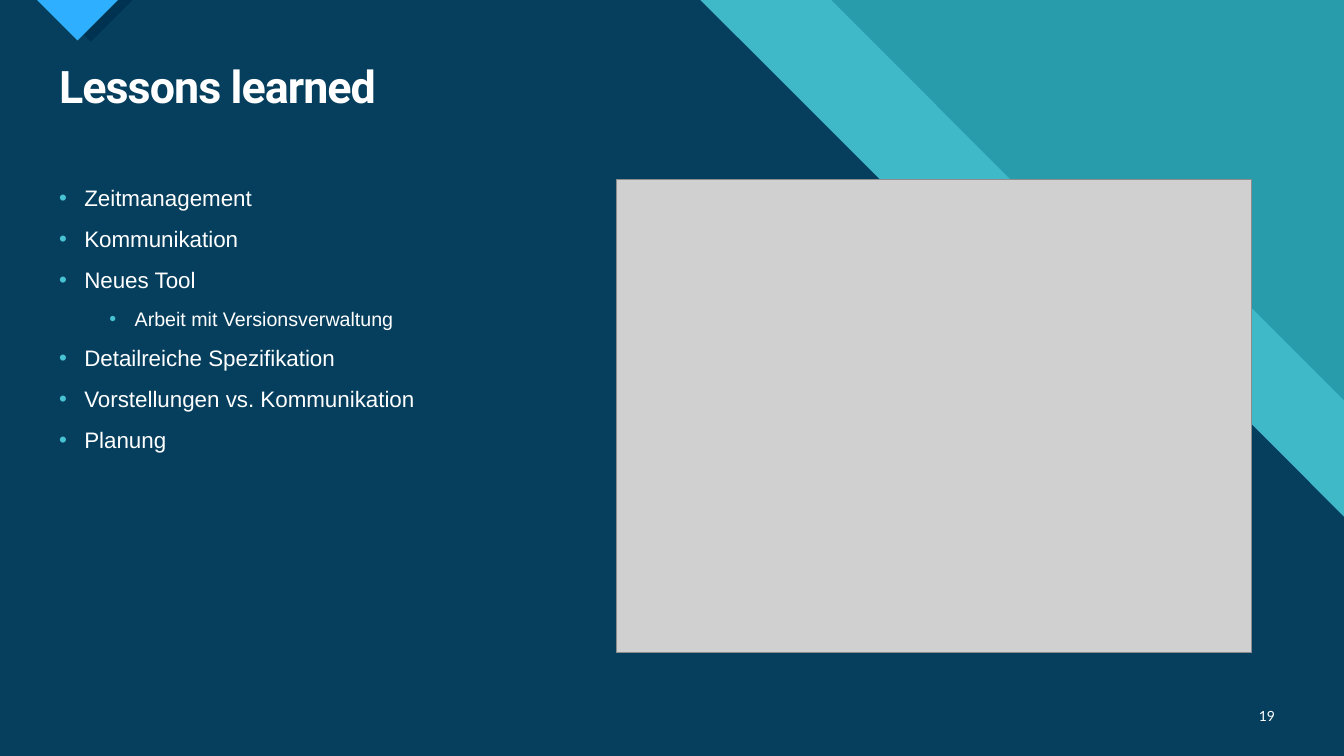
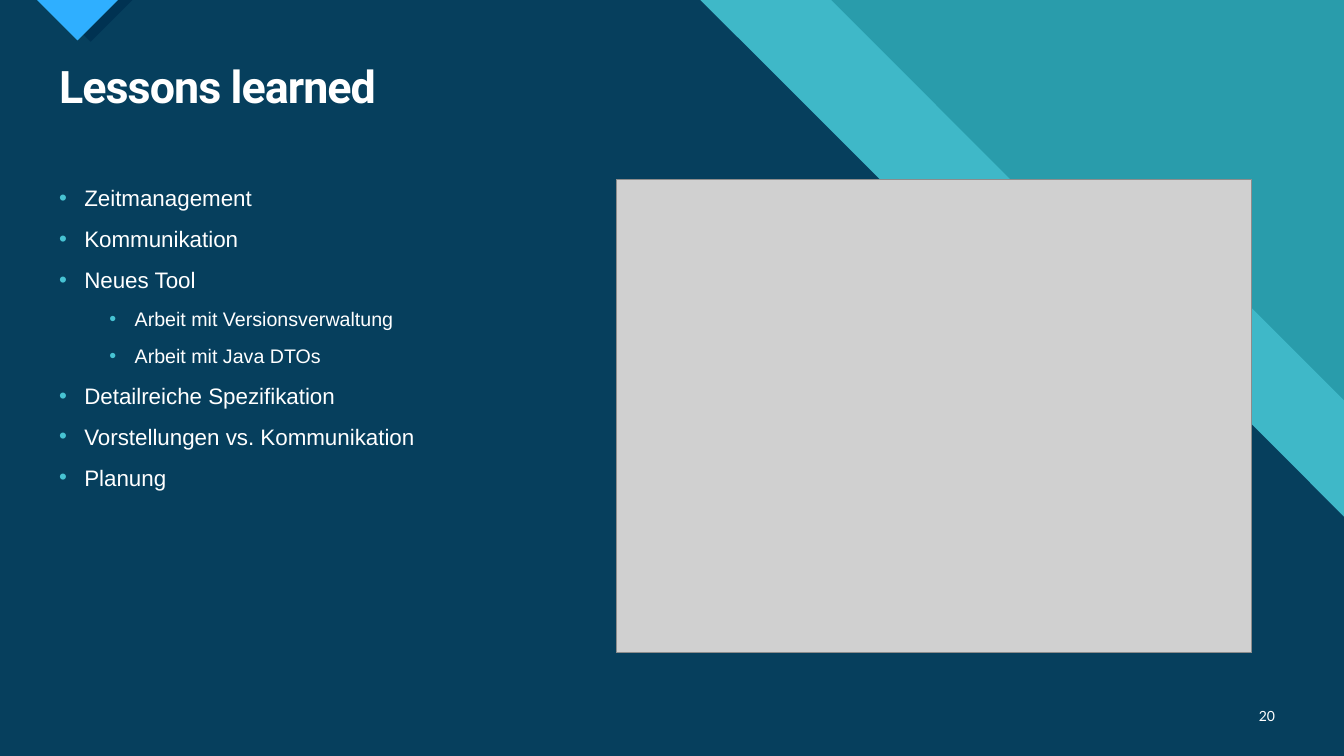
Before and after one commit to TietoLP/IU-Kochbuch, a slide deck: slide 20 of Fallstudie_Kochbuch.pptx (slide 19 before the commit). Drawn at 1344x756 pixels with LibreOffice and Linux fonts; fonts in the diff are those of the drawing; grey boxes stand for pictures. Boxes give left, top, right and bottom in pixels: in the first picture for what was removed or moved away, otherwise in the second. Text is boxed around its words. In the diff, an @@ line names an element or a change of style, - is before the commit and + after.

```diff
--- a/Fallstudie_Kochbuch.pptx
+++ b/Fallstudie_Kochbuch.pptx
@@ text at <box>135,348,321,364</box>: paragraph added @@
+  • Arbeit mit Java DTOs
@@ page number at <box>1259,711,1275,721</box>: text changed @@
-19
+20
```
Also in this commit, not shown: 4 other slides changed, 1 slide added.
